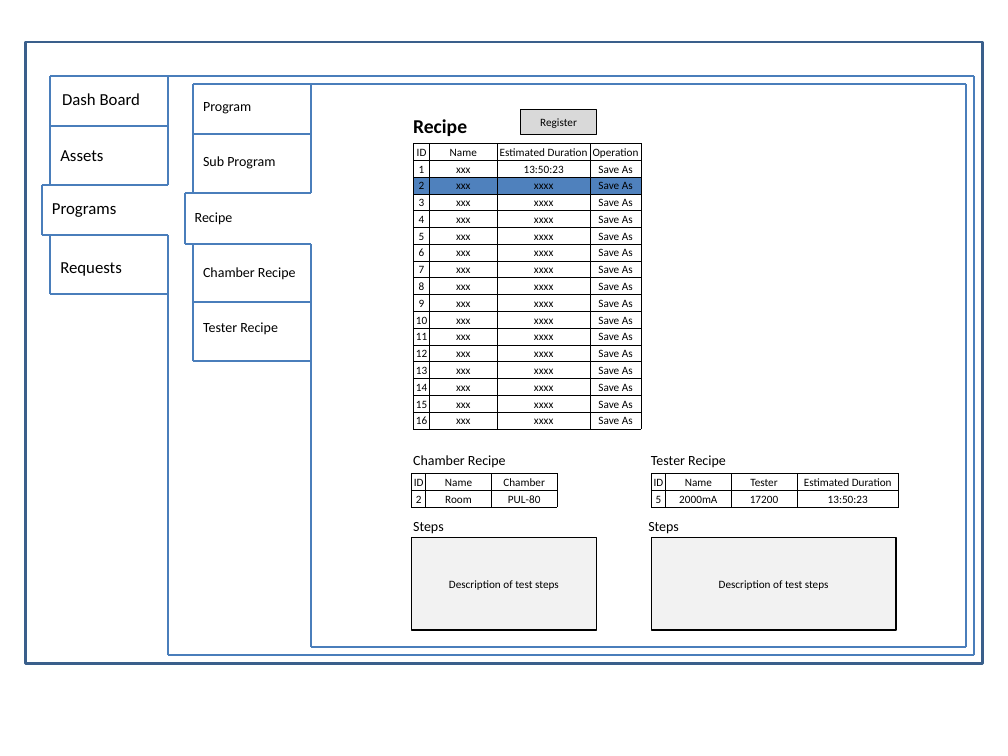
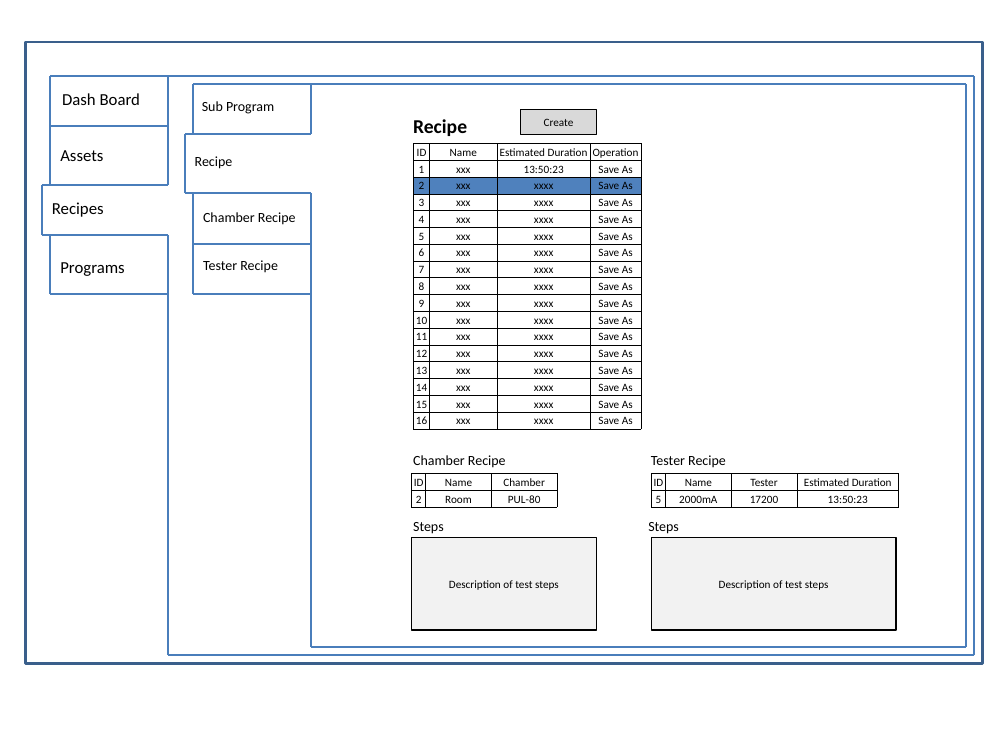
Before and after one commit to happylennychen/BCLabManager, a slide deck: slide 22 of Doc/UI Design.pptx (slide 17 before the commit). Drawn at 1008x756 pixels with LibreOffice and Linux fonts; fonts in the diff are those of the drawing. Boxes give left, top, right and bottom in pixels: in the first picture for what was removed or moved away, otherwise in the second. Text is boxed around its words. In the diff, an @@ line names an element or a change of style, - is before the commit and + after.

```diff
--- a/Doc/UI Design.pptx
+++ b/Doc/UI Design.pptx
@@ line moved from (194, 194) - (194, 84) to (194, 134) - (194, 84) @@
@@ line moved from (310, 194) - (310, 84) to (310, 134) - (310, 84) @@
@@ 3 texts: place and size @@
-3 texts at bbox=[195, 156, 296, 280]
+3 texts at bbox=[195, 101, 296, 225]
@@ text removed at bbox=[203, 102, 251, 114] @@
-Program
@@ text in rectangle at bbox=[544, 118, 574, 126]: text changed @@
-Register
+Create
@@ line moved from (194, 134) - (310, 134) to (184, 134) - (310, 134) @@
@@ line moved from (184, 244) - (184, 194) to (184, 194) - (184, 134) @@
@@ text added at bbox=[52, 202, 104, 217], 12 pt, text #000000 @@
+Recipes
@@ line moved from (194, 361) - (194, 244) to (194, 294) - (194, 194) @@
@@ line moved from (310, 647) - (310, 244) to (310, 647) - (310, 194) @@
@@ text "Programs": place and size @@
-text "Programs" at bbox=[52, 203, 116, 217]
+text "Programs" at bbox=[60, 262, 124, 276]
@@ text removed at bbox=[60, 262, 122, 276] @@
-Requests
@@ text "Tester Recipe": place and size @@
-text "Tester Recipe" at bbox=[203, 322, 278, 335]
+text "Tester Recipe" at bbox=[203, 260, 278, 273]
@@ line moved from (184, 244) - (310, 244) to (194, 244) - (310, 244) @@
@@ line moved from (194, 302) - (310, 302) to (194, 294) - (310, 294) @@
@@ line removed from (194, 361) to (310, 361) @@
```
Also in this commit, not shown: 22 other slides changed, 7 slides added, 4 slides removed.
